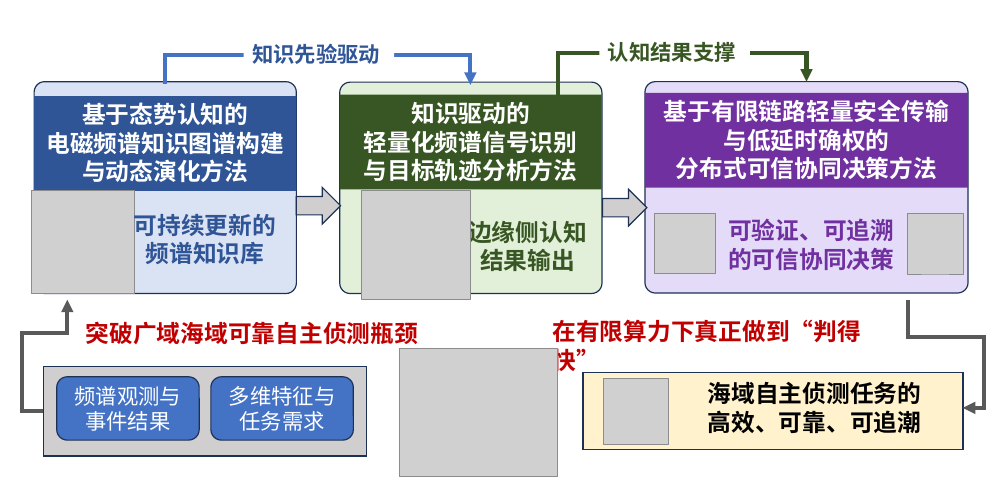
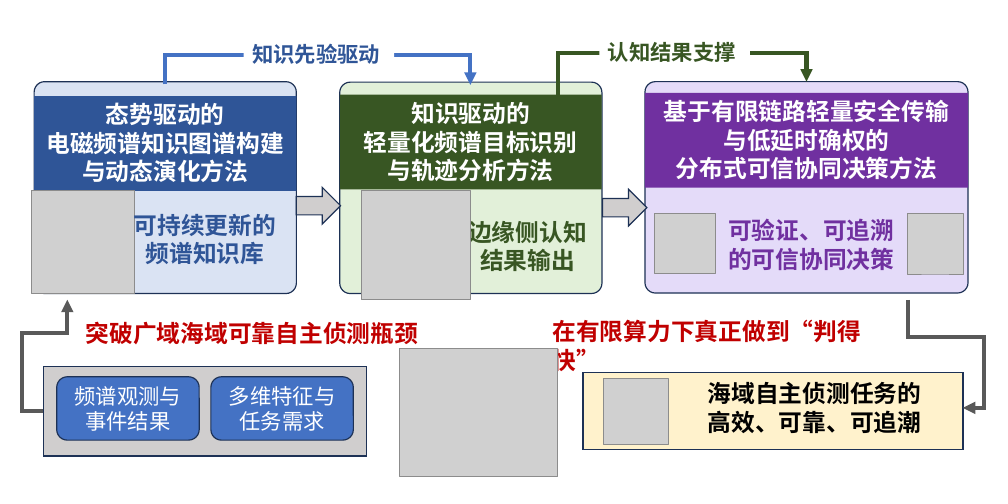
Before and after one commit to yeshu8zpf/NSFC_MCI, a slide deck: slide 1 of 军民融合/ppt/研究方案3.pptx. Drawn at 1008x504 pixels with LibreOffice and Linux fonts; fonts in the diff are those of the drawing; grey boxes stand for pictures. Boxes give left, top, right and bottom in pixels: in the first picture for what was removed or moved away, otherwise in the second. Text is boxed around its words. In the diff, an @@ line names an element or a change of style, - is before the commit and + after.

```diff
--- a/军民融合/ppt/研究方案3.pptx
+++ b/军民融合/ppt/研究方案3.pptx
@@ text in rectangle at box(106, 102, 225, 125): text changed @@
-基于态势认知的
+态势驱动的
@@ text in rectangle at box(364, 131, 578, 181): text changed @@
-轻量化频谱信号识别
-与目标轨迹分析方法
+轻量化频谱目标识别
+与轨迹分析方法
```
Also in this commit, not shown: 1 other file.
